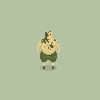
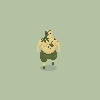
Layered file, before and after one edit (100 × 100). Changes by layer:
hid "AcidPeddlerF1" (2nd of 2, in "Move") over bbox(37, 31, 60, 69)
showed "AcidPeddlerF6" over bbox(37, 30, 60, 69)
